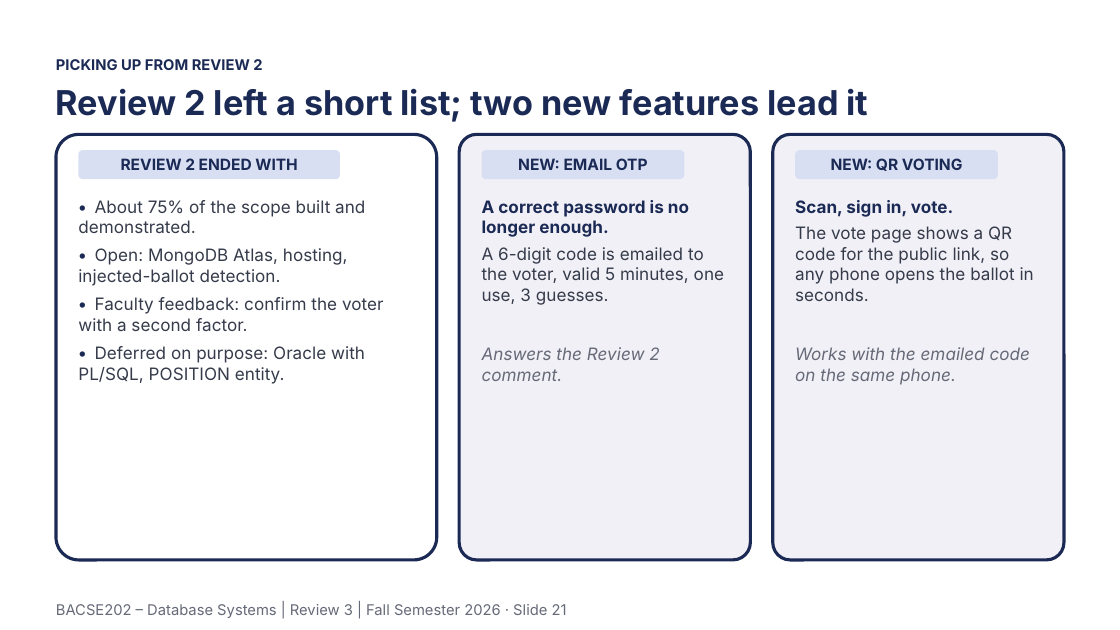
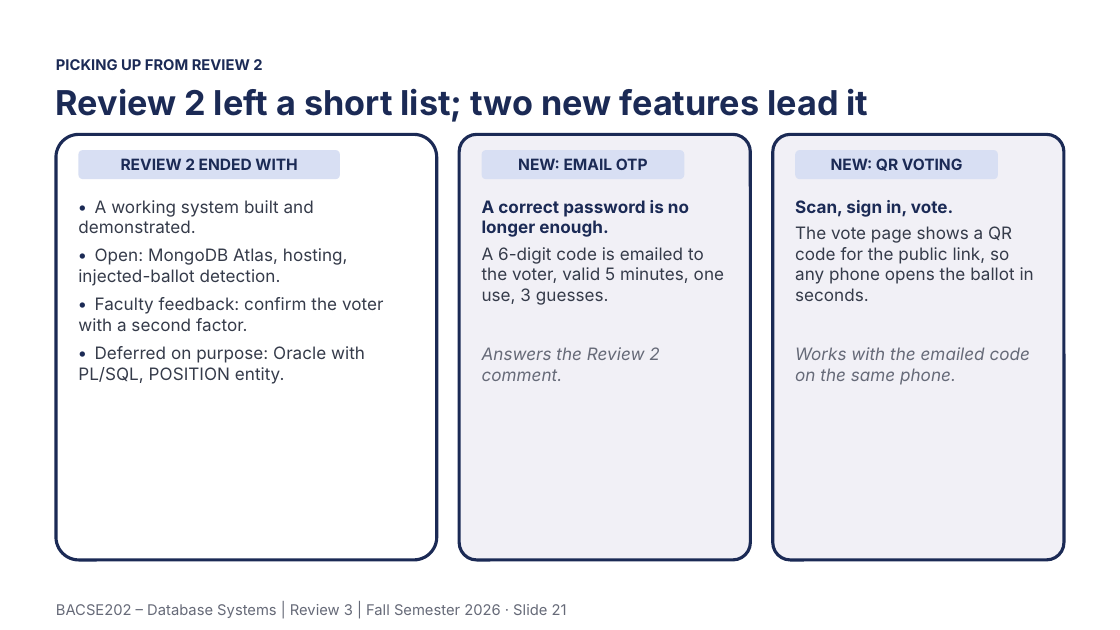
Before and after one commit to Tharakeshtj/polyvote-election-platform, a slide deck: slide 21 of docs/PolyVote_Review3_Final.pptx. Drawn at 1120x630 pixels with LibreOffice and Linux fonts; fonts in the diff are those of the drawing; background and template pictures are left out. Boxes give left, top, right and bottom in pixels: in the first picture for what was removed or moved away, otherwise in the second. Text is boxed around its words. In the diff, an @@ line names an element or a change of style, - is before the commit and + after.

```diff
--- a/docs/PolyVote_Review3_Final.pptx
+++ b/docs/PolyVote_Review3_Final.pptx
@@ text at [78,200,314,233]: text changed @@
-• About 75% of the scope built and demonstrated.
+• A working system built and demonstrated.
```
Also in this commit, not shown: 2 other slides changed, 3 other files.
